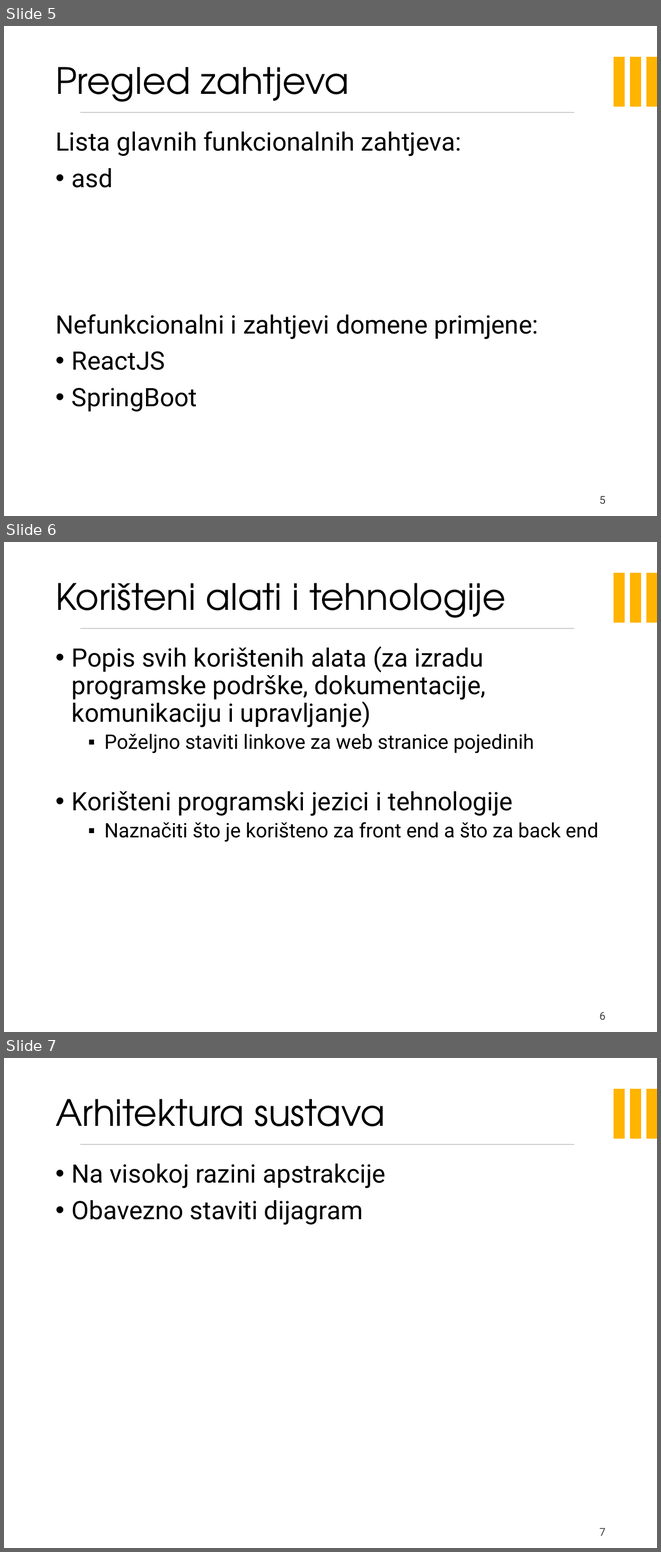
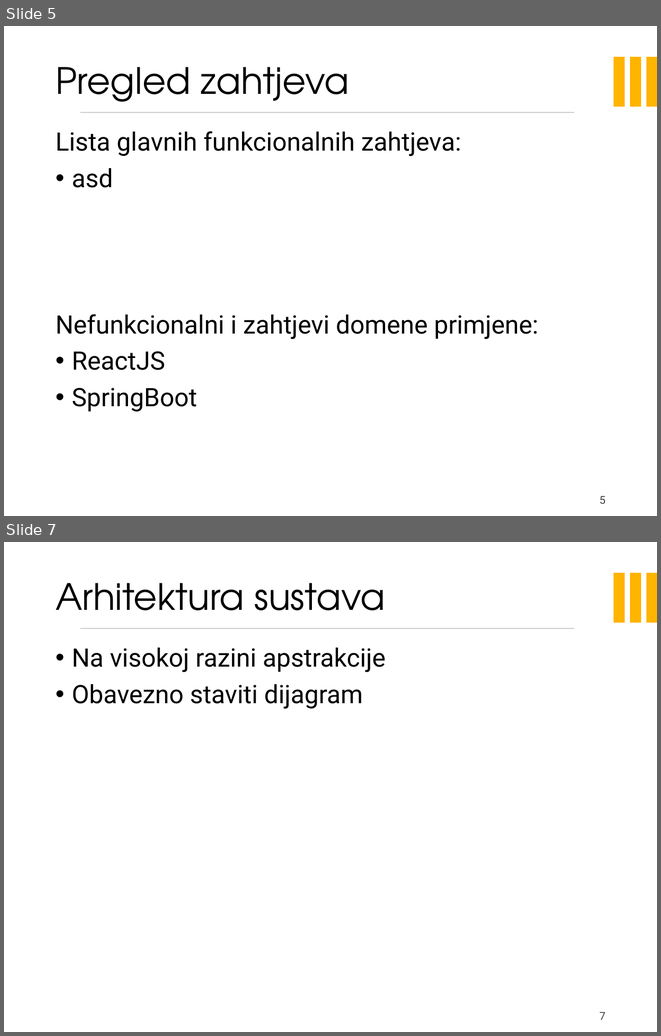
Before and after one commit to sleko01/cuvari-pasa, a slide deck: PrezentacijaProjekata.pptx. Shown one above the other, each under a label of ours: slides 5, 6 and 7 before the commit, slides 5 and 7 after it; the slides between them are not shown. The pictures are 661x1552 and 661x1036 pixels, drawn with LibreOffice and Linux fonts; fonts in the diff are those of the drawing; background and template pictures are left out. Boxes give left, top, right and bottom in pixels: in the first picture for what was removed or moved away, otherwise in the second. Text is boxed around its words. In the diff, an @@ line names an element or a change of style, - is before the commit and + after.

```diff
--- a/PrezentacijaProjekata.pptx
+++ b/PrezentacijaProjekata.pptx
@@ slide 6 removed at (4, 542, 657, 1032), background picture (left out); not listed: 4 template elements that a slide beside it also shows @@
@@ title removed at (55, 583, 506, 618) @@
-Korišteni alati i tehnologije
@@ text removed at (72, 646, 599, 841) @@
-• Popis svih korištenih alata (za izradu programske podrške, dokumentacije, komunikaciju i upravljanje)
-  ▪ Poželjno staviti linkove za web stranice pojedinih
-• Korišteni programski jezici i tehnologije
-  ▪ Naznačiti što je korišteno za front end a što za back end
@@ page number removed at (599, 1012, 606, 1020) @@
-6
```
Also in this commit, not shown: 1 slide added.
